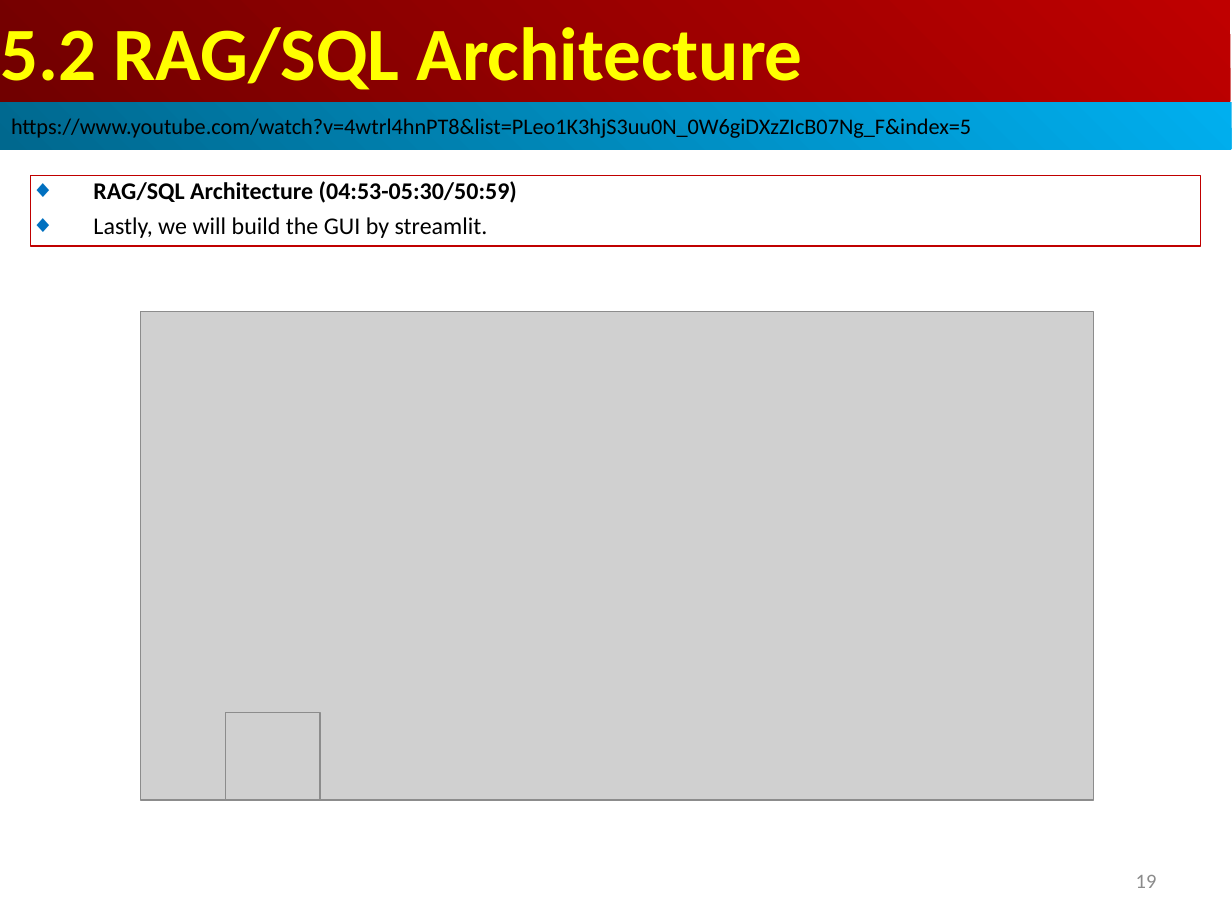
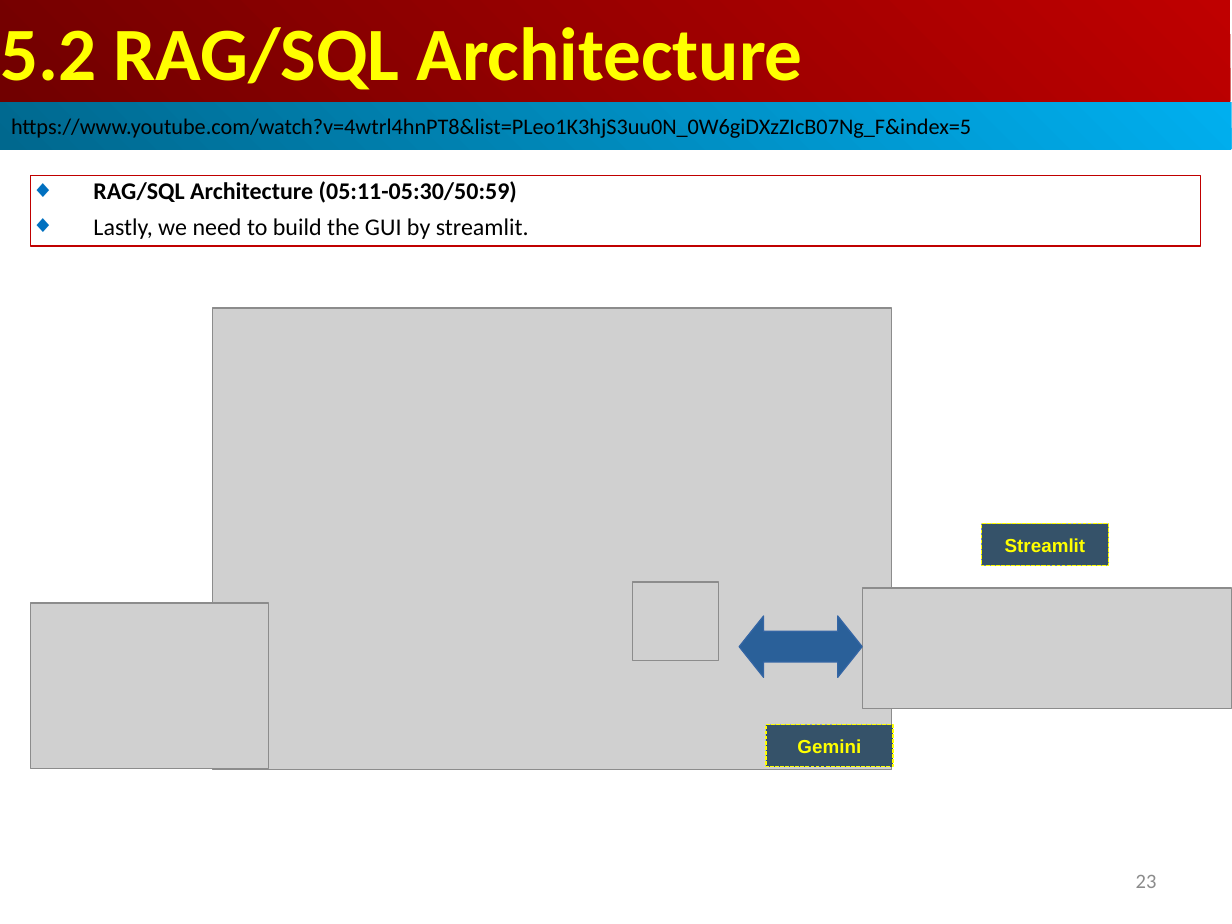
Before and after one commit to peterhchen/AIU_CS515_LLM, a slide deck: slide 23 of 810_LangChain_CB/005_RAG_SQL_App/001_Video/05.00_03_RAG_SQL.ppt (slide 19 before the commit). Drawn at 1232x924 pixels with LibreOffice and Linux fonts; fonts in the diff are those of the drawing; grey boxes stand for pictures. Boxes give left, top, right and bottom in pixels: in the first picture for what was removed or moved away, otherwise in the second. Text is boxed around its words. In the diff, an @@ line names an element or a change of style, - is before the commit and + after.

```diff
--- a/810_LangChain_CB/005_RAG_SQL_App/001_Video/05.00_03_RAG_SQL.ppt
+++ b/810_LangChain_CB/005_RAG_SQL_App/001_Video/05.00_03_RAG_SQL.ppt
@@ text in rectangle at bbox=[93, 181, 529, 239]: text changed @@
-◆ RAG/SQL Architecture (04:53-05:30/50:59)
-◆ Lastly, we will build the GUI by streamlit.
+◆ RAG/SQL Architecture (05:11-05:30/50:59)
+◆ Lastly, we need to build the GUI by streamlit.
@@ picture: place and size @@
-picture at bbox=[140, 312, 1094, 800]
+picture at bbox=[213, 308, 892, 770]
@@ group added at bbox=[633, 524, 1232, 766]: 2 pictures, 2 rectangles, 1 left right arrow @@
+Gemini
+Streamlit
@@ picture: place and size @@
-picture at bbox=[225, 712, 320, 800]
+picture at bbox=[31, 602, 269, 769]
@@ page number at bbox=[1136, 875, 1157, 888]: text changed @@
-19
+23
```
Also in this commit, not shown: 9 other slides changed, 5 slides added.
